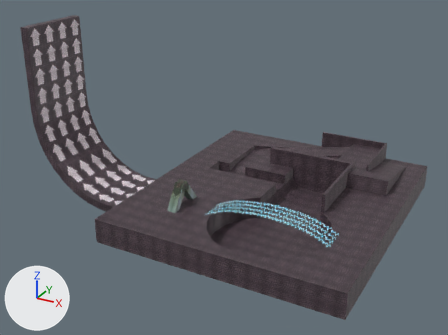
Two versions of the Blender file blender/disco.blend, one commit apart.
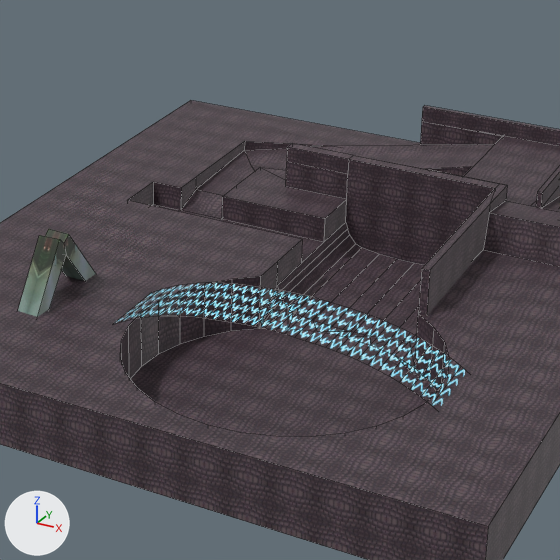
Each version appears first whole from a 50 mm lens placed at (5.28, -11.84, 7.69), pointed at (-1.85, 1.14, 1.2), and next in a close-up on the part from 36% to 84% of the width and 27% to 91% of the height. Every picture has the same lights, and +X, +Y and +Z are marked at lower left. The close-ups show mesh edges as thin lines.

Names of what the first close-up shows: 'bridge-col', 'disc-col', 'gate-col'.
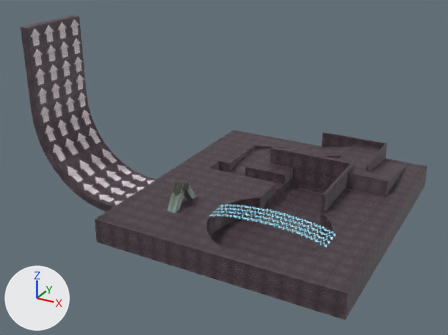
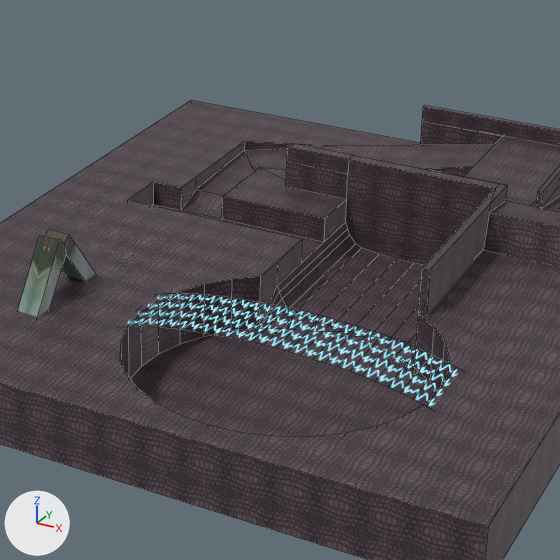
Commit message: disco level made easier

Pixel boxes (x1, y1, x2, y2) of what changed, in the close-ups (560 x 560 px):
'bridge-col', mesh rescaled, moved: before (115, 283, 465, 406); after (127, 294, 458, 406)

The edits, one by one:
me_plane has 68 vertices, 33 faces and spans x -0.81..-0.06, y -2.91..0.31, z -0.24..0.15.
me_plane is used by ob_bridge_col; location (1.35, -0.48, 0.79); rotation (0.0, 0.0, -1.571), in degrees (0, 0, -90).
me_plane part 1: the whole mesh is scaled about the mesh origin by (1, 1.2, 1).
Object 'bridge-col' (ob_bridge_col) moves from (1.35, -0.48, 0.79) to (1.61, -0.48, 0.63).
